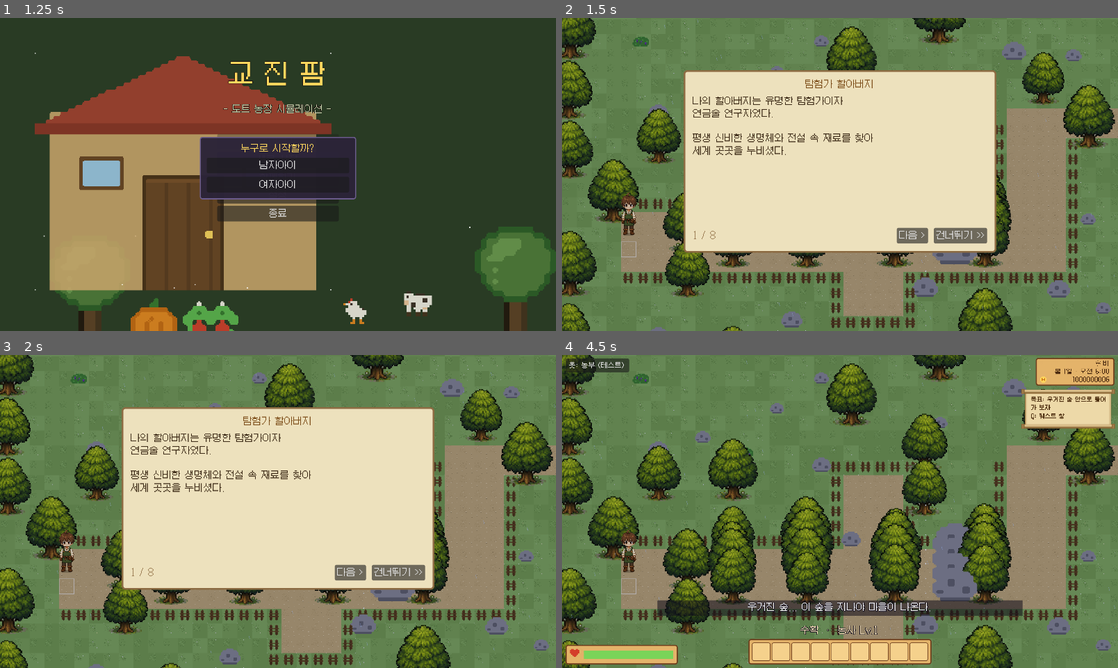
Above: before the commit, frames 1-4 (two rows, left to right).
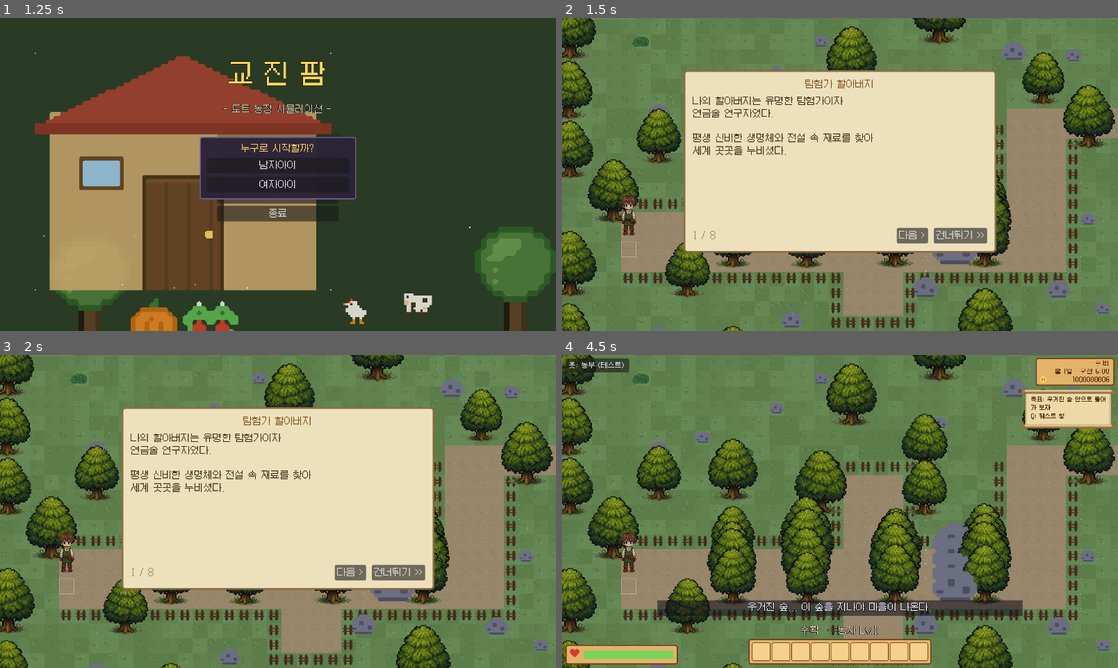
Above: after the commit, the same moments.

Repository: kyojin00/kyojingame
Game: Godot game, scene res://scenes/title.tscn
The game is run twice, just before and just after one commit, with the same random seed, the same clock (stepped at 60 frames per second) and the same inputs.
Inputs:
- Up to frame 1 (1.25 s): click "새로 시작" at 0.5 s
- Up to frame 2 (1.5 s): click "새로 시작" at 1.25 s
- Up to frame 3 (2 s): no input
- Up to frame 4 (4.5 s): click "다음 >" at 2 s; click "< 이전" at 2.75 s; click "건너뛰기 >>" at 3.5 s; click "시작하기" at 4.25 s

Frame 1 is identical in both runs. In frame 2, 0.4% of the frame differs, in the area x 18-22%, y 55-75%; in frame 3, 0.4%; in frame 4, 2.4%, in the area x 18-54%, y 30-75%.

Commit message:
부지 구입 시스템 삭제 + 길 위 나무 제거 + 오브젝트 충돌 크기를 그림에 맞춤
- 부지 구입 시스템을 통째로 삭제했다. 표지판/구입 대화/어둑한 오버레이/
  부지 장(章) 스토리/퀘스트 창의 「마을 탐사」/저장 키 owned_parcels 제거.
  맵 전체를 처음부터 자유롭게 쓸 수 있고, 다음 마을은 이후 스토리로 연다.
- 길을 낼 때 그 자리에 미리 생성돼 있던 나무·돌을 함께 치운다(_carve_road).
  스토리 4줄 길 위에 나무가 서서 옆으로 지나갈 수 없던 문제 수정.
- 오브젝트 충돌 판정을 그림 밑동 크기에 맞췄다(OBJECT_PAD).
  캐릭터가 나무·바위 그림 속으로 파고들지 않는다.
  한 칸 통로는 계속 지나갈 수 있도록 한 변 6px 이내로 제한.

Co-Authored-By: Claude Fable 5 <noreply@anthropic.com>
Claude-Session: https://claude.ai/code/session_01G16d56kTH5eNwk3gstTUwt

Diff:
--- a/game/scripts/game_data.gd
+++ b/game/scripts/game_data.gd
@@ -814,29 +814,11 @@
 var fish_caught := {}  # 도감용 누적 기록
 
 # ---- 부지 ----
-# 시작 부지(home) 외에는 표지판에서 구입해야 사용할 수 있다 (이동은 자유)
-const PARCELS := {
-	"east": {"name": "동쪽 들판", "rect": [30, 0, 30, 20], "price": 3000},
-	"south": {"name": "남쪽 들판", "rect": [0, 20, 30, 20], "price": 8000},
-	"forest": {"name": "숲과 호수", "rect": [30, 20, 30, 20], "price": 15000},
-	"river": {"name": "강변 부지", "rect": [60, 30, 30, 10], "price": 20000},
-	"plains": {"name": "황금 평야", "rect": [0, 40, 45, 20], "price": 30000},
-	"deepforest": {"name": "깊은 숲", "rect": [45, 40, 45, 20], "price": 50000},
-}
-var owned_parcels: Array = ["home"]
-
-
-func parcel_at(x: int, y: int) -> String:
-	for id in PARCELS:
-		var r: Array = PARCELS[id].rect
-		if x >= r[0] and x < r[0] + r[2] and y >= r[1] and y < r[1] + r[3]:
-			return id
-	return "home"
-
-
-func is_tile_owned(x: int, y: int) -> bool:
-	var p := parcel_at(x, y)
-	return p == "home" or owned_parcels.has(p)
+# 부지 구입 시스템은 삭제했다. 맵은 처음부터 전부 오갈 수 있고,
+# 다음 마을은 이후 이야기(스토리)로 열린다.
+
+func is_tile_owned(_x: int, _y: int) -> bool:
+	return true
 
 
 # ---- NPC / 퀘스트 ----
@@ -1119,7 +1101,6 @@
 	story_rock_state = 0
 	story_gates_left = 0
 	tool_slots = default_tool_slots()
-	owned_parcels = ["home"]
 	reset_daily()
 
 
@@ -1220,7 +1201,6 @@
 		"quest": quest,
 		"tutorial": tutorial,
 		"unlocked_tools": unlocked_tools,
-		"owned_parcels": owned_parcels,
 		"wood": wood,
 		"stone": stone,
 		"tool_level": tool_level,
@@ -1273,7 +1253,6 @@
 		"seeds": seeds, "produce": produce, "items": items,
 		"fish_caught": fish_caught, "mob_kills": mob_kills, "affinity": affinity,
 		"quest": quest, "tool_level": tool_level,
-		"owned_parcels": owned_parcels,
 		"skills": skills, "furniture": furniture,
 		"recipes_cooked": recipes_cooked, "ending_seen": ending_seen,
 		"crops_harvested": crops_harvested, "minerals_found": minerals_found,
@@ -1302,7 +1281,6 @@
 		affinity[k] = int(d.affinity[k])
 	for k in d.get("tool_level", {}):
 		tool_level[k] = int(d.tool_level[k])
-	owned_parcels = d.get("owned_parcels", owned_parcels)
 	apply_skills_data(d.get("skills", {}))
 	if d.has("furniture"):
 		apply_furniture_data(d.furniture)
--- a/game/scripts/main.gd
+++ b/game/scripts/main.gd
@@ -154,15 +154,6 @@
 const CAVE_POS := Vector2i(50, 1)
 const WORLDTREE_POS := Vector2i(68, 50)  # 세계수 동굴 (깊은 숲)
 const BARN_POS := Vector2i(10, 3)        # 축사 (구입 시 농장에 건설)
-# 부지 표지판: 잠긴 부지의 경계 안쪽 (밖에서 E로 조준 가능)
-const PARCEL_SIGNS := {
-	"east": Vector2i(30, 7),
-	"south": Vector2i(9, 20),
-	"forest": Vector2i(30, 25),
-	"river": Vector2i(61, 30),
-	"plains": Vector2i(2, 40),
-	"deepforest": Vector2i(46, 40),
-}
 # ---- 교진 마을 ----
 # 마을에는 처음에 건물이 하나도 없다.
 # 넓은 중앙 광장과 사방으로 뻗은 길, 그리고 나중에 건물이 들어설 빈 부지뿐이다.
@@ -472,13 +463,8 @@
 		if y % 4 == 0 and not objects.has(Vector2i(MAP_W - 1, y)):
 			objects[Vector2i(MAP_W - 1, y)] = {"kind": "tree", "hp": TREE_HP}
 
-	# 부지 판매 표지판
-	for pid in PARCEL_SIGNS:
-		objects[PARCEL_SIGNS[pid]] = {"kind": "sign", "hp": 0}
-
-	# 흩어진 나무/돌 (결정적 해시 배치, 깊은 숲은 빽빽하게)
-	var deep: Array = GameData.PARCELS["deepforest"].rect
-	var deep_rect := Rect2i(deep[0], deep[1], deep[2], deep[3])
+	# 흩어진 나무/돌 (결정적 해시 배치, 남동쪽 깊은 숲은 더 빽빽하게)
+	var deep_rect := Rect2i(45, 40, 45, 20)
 	for y in range(1, MAP_H - 1):
 		for x in range(1, MAP_W - 1):
 			var pos := Vector2i(x, y)
@@ -694,6 +680,19 @@
 }
 const NATURE_CLEAR_MAX := 4
 const OBJECT_TEX_DENSITY := 2.0  # 농장 오브젝트 텍스처 밀도 (월드 크기 유지용)
+
+# 오브젝트가 실제로 막는 크기(픽셀). 기준 칸(32px) 밖으로 얼마나 더 넓히는지다.
+# 그림이 타일보다 훨씬 크기 때문에, 칸 하나만 막으면 캐릭터가 나무 밑동/바위 속으로
+# 파고들어 겹쳐 보인다. 그래서 그림 크기에 맞춰 밑동 판정을 넓힌다.
+# 다만 한 칸짜리 통로는 계속 지나갈 수 있어야 하므로(플레이어 몸 폭 12px),
+# 한 변에 6px(양쪽 12px, 남는 폭 20px)을 넘지 않게 잡는다.
+const OBJECT_PAD := {
+	"tree": Vector2(6, 6), "bigrock": Vector2(6, 6), "rock": Vector2(5, 4),
+	"cave": Vector2(6, 4), "worldtree": Vector2(6, 4), "barn": Vector2(4, 3),
+	"forage_berry": Vector2(3, 2), "forage_herb": Vector2(3, 2),
+	"deco_fountain": Vector2(5, 4), "deco_lamp": Vector2(3, 3), "deco_bench": Vector2(4, 3),
+	"bin": Vector2(3, 2), "board": Vector2(3, 2), "sign": Vector2(3, 2),
+}
 
 
 func _spawn_object_node(pos: Vector2i, kind: String) -> void:
@@ -855,7 +854,25 @@
 
 
 func is_passable_px(p: Vector2) -> bool:
-	return is_passable(Vector2i(int(floor(p.x / TILE)), int(floor(p.y / TILE))))
+	var t := Vector2i(int(floor(p.x / TILE)), int(floor(p.y / TILE)))
+	if not is_passable(t):
+		return false
+	# 옆 칸 오브젝트라도 그림(밑동) 안쪽이면 들어갈 수 없다 — 캐릭터가 겹쳐 보이지 않게
+	for dy in [-1, 0, 1]:
+		for dx in [-1, 0, 1]:
+			if dx == 0 and dy == 0:
+				continue
+			var n := t + Vector2i(dx, dy)
+			if not objects.has(n):
+				continue
+			var pad: Vector2 = OBJECT_PAD.get(objects[n].kind, Vector2.ZERO)
+			if pad == Vector2.ZERO:
+				continue
+			var r := Rect2(n.x * TILE - pad.x, n.y * TILE - pad.y,
+				TILE + pad.x * 2.0, TILE + pad.y * 2.0)
+			if r.has_point(p):
+				return false
+	return true
 
 
 func is_passable_px_loose(p: Vector2) -> bool:
@@ -1440,9 +1457,6 @@
 		if obj.kind == "board":
 			_open_quest_board()
 			return
-		if obj.kind == "sign":
-			_open_parcel_dialog(GameData.parcel_at(t.x, t.y))
-			return
 		if obj.kind == "cave":
 			cave.open()
 			return
@@ -1589,18 +1603,19 @@
 		objects.erase(Vector2i(0, yy))
 		objects.erase(Vector2i(1, yy))
 	# ① 4줄 폭의 흙길을 낸다 (본길 + 갈림길의 북/남 갈래 + 마을 큰길 연결로)
+	#    길을 내면서 그 자리에 미리 생성된 나무·돌은 치운다 (길이 막히면 안 된다)
 	for y in range(STORY_ROAD_Y0, STORY_ROAD_Y1 + 1):
 		for x in range(STORY_ROAD_X0, STORY_ROAD_X1 + 1):
-			grid[y][x].ground = "path"
+			_carve_road(Vector2i(x, y))
 	for y in range(10, STORY_ROAD_Y0):              # 북쪽 갈래 (막다른 길)
 		for x in range(STORY_FORK.x - 1, STORY_FORK.x + 3):
-			grid[y][x].ground = "path"
+			_carve_road(Vector2i(x, y))
 	for y in range(STORY_ROAD_Y1 + 1, 22):          # 남쪽 갈래 (막다른 길)
 		for x in range(STORY_FORK.x - 1, STORY_FORK.x + 3):
-			grid[y][x].ground = "path"
+			_carve_road(Vector2i(x, y))
 	for y in range(9, STORY_ROAD_Y0):               # 마을 큰길로 오르는 연결로
 		for x in range(STORY_LINK_X, STORY_LINK_X + 4):
-			grid[y][x].ground = "path"
+			_carve_road(Vector2i(x, y))
 
 	# ② 길 양옆은 울타리로 막는다 — 길을 벗어날 수 없다 (숲으로는 못 들어간다)
 	for x in range(STORY_ROAD_X0, STORY_ROAD_X1 + 2):
@@ -1656,6 +1671,14 @@
 					objects[pos] = {"kind": "forage_herb" if h < 0.895 else "forage_berry",
 						"hp": 0}
 	_refresh_story_gates()
+
+
+# 길을 낸다: 흙바닥으로 바꾸고, 그 자리에 있던 오브젝트는 치운다
+func _carve_road(pos: Vector2i) -> void:
+	if pos.x < 0 or pos.y < 0 or pos.x >= MAP_W or pos.y >= MAP_H:
+		return
+	grid[pos.y][pos.x].ground = "path"
+	objects.erase(pos)
 
 
 # 스토리용 울타리: 길을 벗어나지 못하게 막는다 (도끼로 걷어낼 수 없다)
@@ -2367,33 +2390,6 @@
 	["교진 마을로", "할아버지가 무엇을 찾고 계셨는지,\n나는 아직 아무것도 모른다.\n\n하지만 상자 속 빈 노트가\n왠지 나를 부르는 것 같았다.\n\n나는 짐을 싸서 교진 마을로 향했다."],
 	["물려받은 농장", "마을 어귀, 할아버지가 머물던 작은 농장.\n오래 방치되어 잡초가 무성하고\n시설은 낡아 있었다.\n\n당분간은... 여기서 살아가 보자.\n농사도 짓고, 이웃도 사귀면서."],
 ]
-# 부지를 열 때마다 한 장(章)씩 이어지는 마을 확장 스토리
-const PARCEL_STORIES := {
-	"east": [
-		["제1장 · 동쪽 들판", "표지판 너머 풀숲에서\n비바람에 삭은 팻말을 발견했다.\n\n'관찰 지점 1 — 이 들판의 흙은 특별하다.'\n\n...할아버지의 글씨다."],
-		["제1장 · 동쪽 들판", "할아버지는 이 마을의 밭을\n연구하고 계셨던 걸까?\n\n노트에 팻말의 내용을 옮겨 적었다.\n남쪽 들판에도 뭔가 있을지 모른다."],
-	],
-	"south": [
-		["제2장 · 남쪽 들판", "들판 한가운데, 돌로 쌓은 화덕 터.\n재 속에서 그을린 유리병 조각이 나왔다.\n\n병 바닥에 조그맣게 새겨진 글자.\n'시료 34 — 실패.'"],
-		["제2장 · 남쪽 들판", "실패, 실패, 실패...\n할아버지는 대체 여기서\n무엇을 만들고 계셨던 걸까.\n\n바람을 타고 숲과 호수의\n물 냄새가 실려 온다."],
-	],
-	"forest": [
-		["제3장 · 숲과 호수", "호숫가 바위에 오래된 낚시 의자.\n철수 아저씨가 말했던,\n할아버지가 밤새 낚시하던 자리다.\n\n의자 밑에 방수포로 싼 쪽지가 있었다."],
-		["제3장 · 숲과 호수", "'달빛을 먹은 황금잉어.\n비늘이 아니라, 그 존재 자체가 재료다.\n놓아주어도 기록은 남는다.'\n\n...할아버지는 물고기조차\n연구의 눈으로 보고 계셨다."],
-	],
-	"river": [
-		["제4장 · 강변", "낡은 나루터 기둥에\n노끈으로 묶인 양철통이 매달려 있다.\n\n안에는 물에 불은 지도 한 장.\n강 상류에 X 표시가 되어 있다."],
-		["제4장 · 강변", "X 옆에 흘려 쓴 메모.\n\n'물은 모든 것을 기억한다.\n상류의 평야, 그 아래의 동굴.\n일곱 중 몇은 거기에 있다.'\n\n...일곱? 일곱이 뭘까."],
-	],
-	"plains": [
-		["제5장 · 황금 평야", "바람이 지나갈 때마다\n풀이 금빛으로 일렁이는 평야.\n\n무너진 돌담 아래에서\n녹슨 실험 도구 상자를 찾았다."],
-		["제5장 · 황금 평야", "상자 안쪽 뚜껑에 적힌 문장.\n\n'재료는 사는 것이 아니라 얻어지는 것.\n땀에서, 물에서, 어둠에서, 그리고 마음에서.'\n\n남은 곳은... 깊은 숲뿐이다."],
-	],
-	"deepforest": [
-		["마지막 장 · 깊은 숲", "아름드리 나무가 하늘을 가리는 깊은 숲.\n숲의 가장 깊은 곳, 거대한 고목 아래에\n작은 오두막의 잔해가 있었다.\n\n할아버지의 마지막 연구 캠프다."],
-		["마지막 장 · 깊은 숲", "무너진 책상 위, 마지막 일지.\n\n'세계수는 보았다. 재료도 거의 모았다.\n하지만 시간이... 시간이 부족하구나.'\n\n일지의 나머지는 찢겨 있었다.\n연구 노트를 더 채우면, 알 수 있을까."],
-	],
-}
 
 # 진 엔딩: 전설 재료 7종을 모아 최후의 연금술로 '유니콘의 뿔'을 완성한다.
 # (최종 목표는 게임 내에서 이 순간까지 절대 공개되지 않는다)
@@ -2406,7 +2402,7 @@
 
 var _story_idx := 0
 var _story_pages: Array = []
-var _story_mode := "intro"  # "intro": 오프닝 / "parcel": 부지 스토리 / "ending": 엔딩
+var _story_mode := "intro"  # "intro": 오프닝 / "ending": 엔딩
 var story_layer: CanvasLayer
 var _story_title: Label
 var _story_body: Label
@@ -2418,17 +2414,6 @@
 	fade_rect.color.a = 0.0  # 농장이 보이는 채로 편지지 연출
 	_story_mode = "intro"
 	_story_pages = STORY_PAGES
-	_build_story_ui()
-	_story_idx = 0
-	_show_story_page()
-
-
-func show_parcel_story(pid: String) -> void:
-	if not PARCEL_STORIES.has(pid) or story_layer != null:
-		return
-	hud.visible = false
-	_story_mode = "parcel"
-	_story_pages = PARCEL_STORIES[pid]
 	_build_story_ui()
 	_story_idx = 0
 	_show_story_page()
@@ -2494,8 +2479,7 @@
 		_story_title.text = page[0]
 		_story_body.text = page[1]
 		if _story_mode != "intro" and _story_idx == _story_pages.size() - 1:
-			_story_add_button("탐험 시작!" if _story_mode == "parcel"
-				else "농장 생활 계속하기", _close_story)
+			_story_add_button("농장 생활 계속하기", _close_story)
 		else:
 			_story_add_button("다음 >", _next_story_page)
 			_story_add_button("건너뛰기 >>", func() -> void:
@@ -2649,43 +2633,6 @@
 	dialog.open("기본 안내 완료!",
 		"이제 진짜 농장 생활 시작이다!\n\n[기본 키]\nB: 상점 (씨앗/판매/동물/강화/도감 탭)\nE: 상호작용 (대화/취침/판매/쓰다듬기)\nTab: 씨앗 바꾸기 / F5: 저장 / Esc: 메뉴\n\n동쪽 마을의 주민, 의뢰 게시판도 잊지 말자.\n계절이 바뀌기 전에 수확을 끝낼 것!",
 		[["좋아!", null]])
-
-
-# ---- 부지 구입 ----
-
-func _open_parcel_dialog(pid: String) -> void:
-	if pid == "home" or GameData.owned_parcels.has(pid):
-		hud.show_message("내 부지다! 마음껏 가꾸자.")
-		return
-	var def: Dictionary = GameData.PARCELS[pid]
-	Sound.play_sfx("sfx_ui")
-	dialog.open("부지 판매: %s" % def.name,
-		"가격: %dG (소지금 %dG)\n구입하면 이 구역에서 농사, 벌목, 채광,\n낚시를 할 수 있다!" % [def.price, GameData.money],
-		[["구입하기", _buy_parcel.bind(pid)], ["닫기", null]])
-
-
-func _buy_parcel(pid: String) -> void:
-	var def: Dictionary = GameData.PARCELS[pid]
-	if GameData.owned_parcels.has(pid):
-		return
-	if GameData.money < def.price:
-		dialog.set_body("돈이 부족하다... (가격 %dG, 소지금 %dG)" % [def.price, GameData.money])
-		return
-	GameData.money -= def.price
-	GameData.today_spent += int(def.price)
-	GameData.owned_parcels.append(pid)
-	Sound.play_sfx("sfx_coin")
-	if Net.is_guest():
-		_req_shop.rpc_id(1, "parcel", pid)
-	elif Net.is_host():
-		_broadcast_stats()
-	queue_redraw()
-	# 구입한 사람에게 이 부지의 장(章) 스토리를 보여준다
-	if not _remote_acting:
-		dialog.close()
-		show_parcel_story(pid)
-	else:
-		dialog.set_body("'%s' 구입 완료!\n이제 이 땅은 우리 농장이다!" % def.name)
 
 
 # ---- NPC 대화 / 선물 / 퀘스트 ----
@@ -3189,8 +3136,6 @@
 	# 구버전 저장에는 튜토리얼 정보가 없다 → 완료로 간주
 	GameData.tutorial = d.get("tutorial", {"active": false})
 	GameData.unlocked_tools = d.get("unlocked_tools", GameData.ALL_TOOLS.duplicate())
-	# 구버전(부지 도입 전) 저장은 전체 부지 소유로 간주
-	GameData.owned_parcels = d.get("owned_parcels", ["home", "east", "south", "forest"])
 	for k in d.get("mob_kills", {}):
 		GameData.mob_kills[k] = int(d.mob_kills[k])
 	GameData.apply_skills_data(d.get("skills", {}))
@@ -3594,16 +3539,6 @@
 				draw_rect(Rect2(Vector2(tt.x * TILE, tt.y * TILE), Vector2(TILE, TILE)),
 					Color(1, 1, 1, 0.6), false, 1.0)
 
-	# 미구매 부지: 어둑한 오버레이 + 금색 경계 (스토리 중에는 표시하지 않는다)
-	if GameData.story_phase != "done":
-		return
-	for pid in GameData.PARCELS:
-		if GameData.owned_parcels.has(pid):
-			continue
-		var r: Array = GameData.PARCELS[pid].rect
-		var rect := Rect2(r[0] * TILE, r[1] * TILE, r[2] * TILE, r[3] * TILE)
-		draw_rect(rect, Color(0.08, 0.04, 0.15, 0.18))
-		draw_rect(rect, Color(1, 0.85, 0.4, 0.45), false, 1.0)
 
 
 # 건물/오브젝트 위에 그려야 하는 것들 (안내 텍스트·화살표·파티클·날씨)
@@ -3665,11 +3600,6 @@
 				return ["E: 판매", above_tile]
 			"board":
 				return ["E: 의뢰 게시판", above_tile]
-			"sign":
-				var pid := GameData.parcel_at(t.x, t.y)
-				if not GameData.owned_parcels.has(pid):
-					return ["E: 부지 구입 (%dG)" % GameData.PARCELS[pid].price, above_tile]
-				return ["내 부지", above_tile]
 			"cave":
 				return ["E: 동굴 탐험", above_tile]
 			"worldtree":
@@ -3873,14 +3803,7 @@
 		104:
 			_close_gift_picker()
 			dialog.close()
-			player.position = Vector2(30 * TILE + 16, 8 * TILE + 16)
-			player.dir = "up"                          # 동쪽 부지 표지판 앞 (길 위)
 			GameData.money = 200000
-		106: _send_key(KEY_E)                          # 부지 구입 대화
-		112: _save_shot("_parcel.png")
-		114: _buy_parcel("east")
-		118: _save_shot("_parcel2.png")                # 부지 장(章) 스토리 확인
-		120: _close_story()
 		122: interior.open()                           # 집 내부 확인
 		128: _save_shot("_house.png")
 		129: _send_key(KEY_F)                          # 꾸미기 모드
@@ -4188,10 +4111,6 @@
 			shop._on_select_pet(id)
 		"upgrade":
 			shop._on_upgrade(id)
-		"parcel":
-			if not GameData.owned_parcels.has(id) and GameData.money >= GameData.PARCELS[id].price:
-				GameData.money -= GameData.PARCELS[id].price
-				GameData.owned_parcels.append(id)
 	_broadcast_stats()
 
 
--- a/game/scripts/quest_ui.gd
+++ b/game/scripts/quest_ui.gd
@@ -187,23 +187,3 @@
 			int(prog.ratio * 100.0)], COL_SUB)
 		if prog.ratio >= 0.5:
 			_line("    노트에 숨겨진 메모가 나타나기 시작했다...", COL_NOW)
-
-	# 마을 탐사 (부지)
-	_line("")
-	_line("[마을 탐사]", COL_HEAD)
-	var total := 0
-	var owned := 0
-	var next_pid := ""
-	for pid in GameData.PARCELS:
-		total += 1
-		if GameData.owned_parcels.has(pid):
-			owned += 1
-		elif next_pid == "":
-			next_pid = pid
-	if next_pid == "":
-		_line("  할아버지가 조사하던 곳을 전부 되찾았다. (%d/%d)" % [owned, total], COL_NOW)
-	else:
-		var pdef: Dictionary = GameData.PARCELS[next_pid]
-		_line("  할아버지의 탐사 흔적을 따라 부지를 되찾자 (%d/%d)" % [owned, total])
-		_line("    다음: %s (%dG) · 지도(%s)에서 확인" %
-			[pdef.name, int(pdef.price), GameData.key_label("open_map")], COL_SUB)
Not shown, changed: ROADMAP.md
Not shown, changed: game/docs/quests.md
